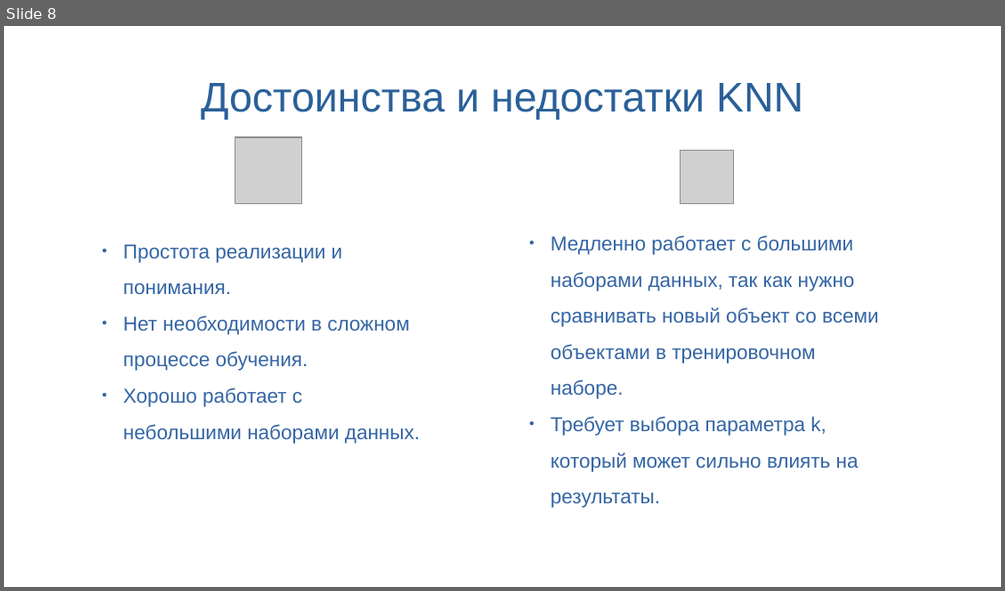
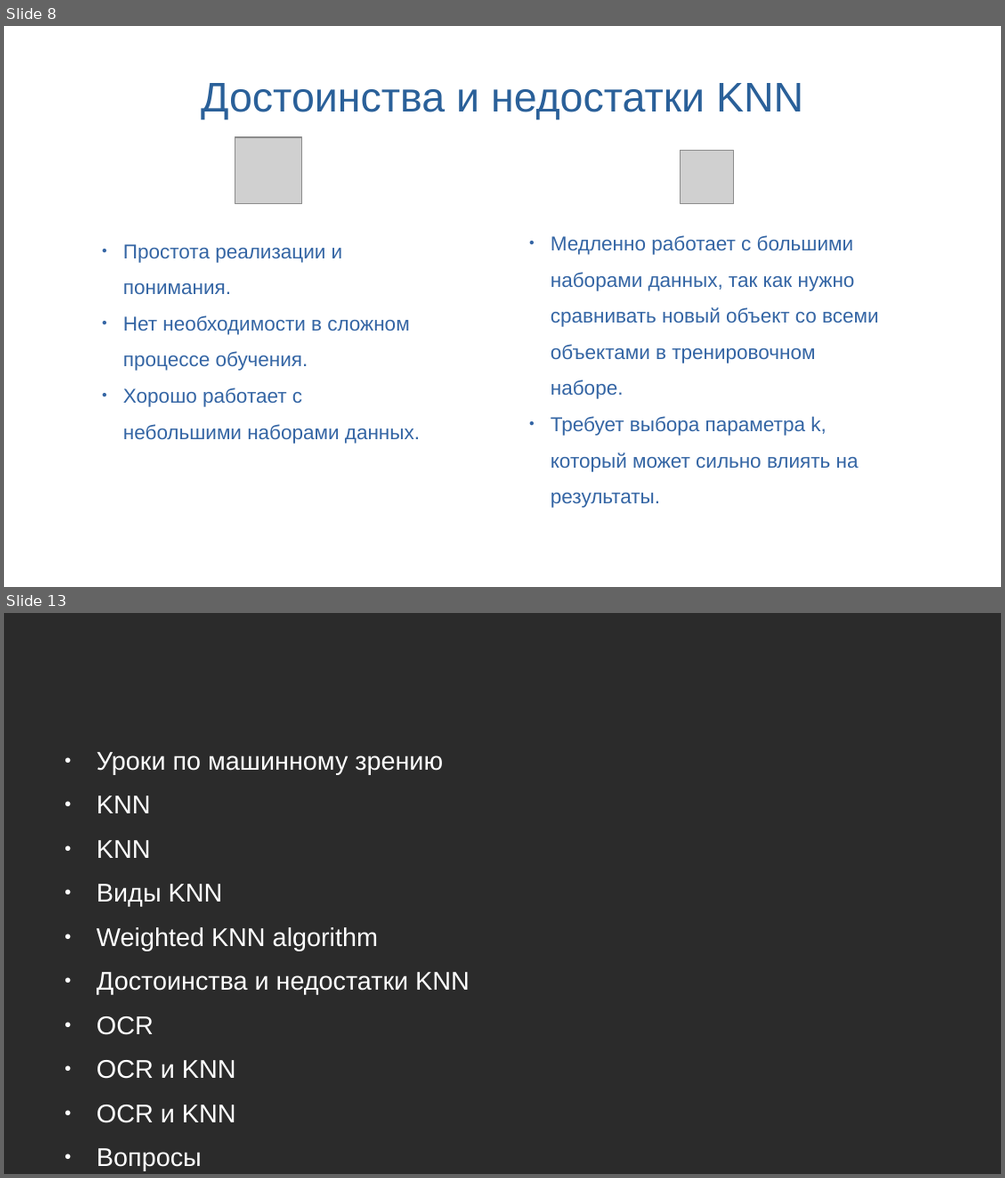
Before and after one commit to SynI20N/ING, a slide deck: presentations/Занятие13.odp. Shown one above the other, each under a label of ours: slide 8 before the commit, slides 8 and 13 after it; the slides between them are not shown. The pictures are 1005x591 and 1005x1178 pixels, drawn with LibreOffice and Linux fonts; fonts in the diff are those of the drawing; grey boxes stand for pictures; background and template pictures are left out; a plain dark background stands for a picture behind light text. Boxes give left, top, right and bottom in pixels: in the first picture for what was removed or moved away, otherwise in the second. Text is boxed around its words. In the diff, an @@ line names an element or a change of style, - is before the commit and + after.

```diff
--- a/presentations/Занятие13.odp
+++ b/presentations/Занятие13.odp
@@ slide 13 added at (x1=4, y1=613, x2=1001, y2=1174), background picture (left out) @@
@@ text added at (x1=97, y1=752, x2=469, y2=1171), 20.4 pt, text #FFFFFF @@
+● Уроки по машинному зрению
+● KNN
+● KNN
+● Виды KNN
+● Weighted KNN algorithm
+● Достоинства и недостатки KNN
+● OCR
+● OCR и KNN
+● OCR и KNN
+● Вопросы
```
Also in this commit, not shown: 4 other slides added, 2 slides removed.
